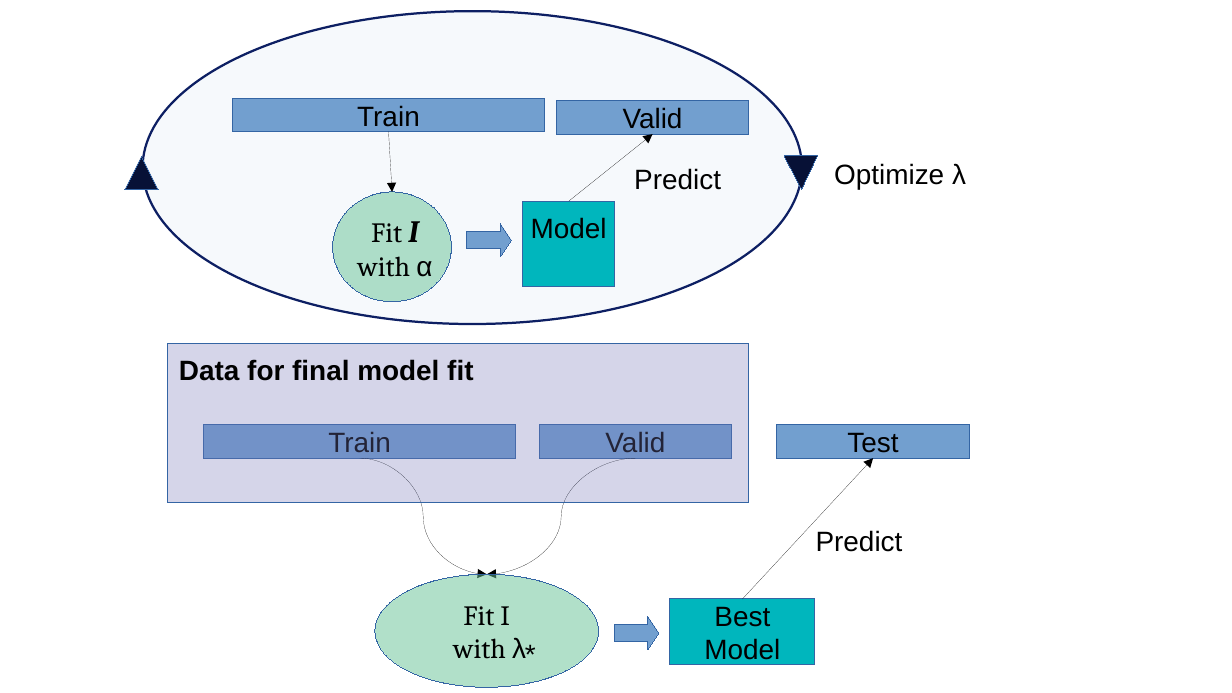
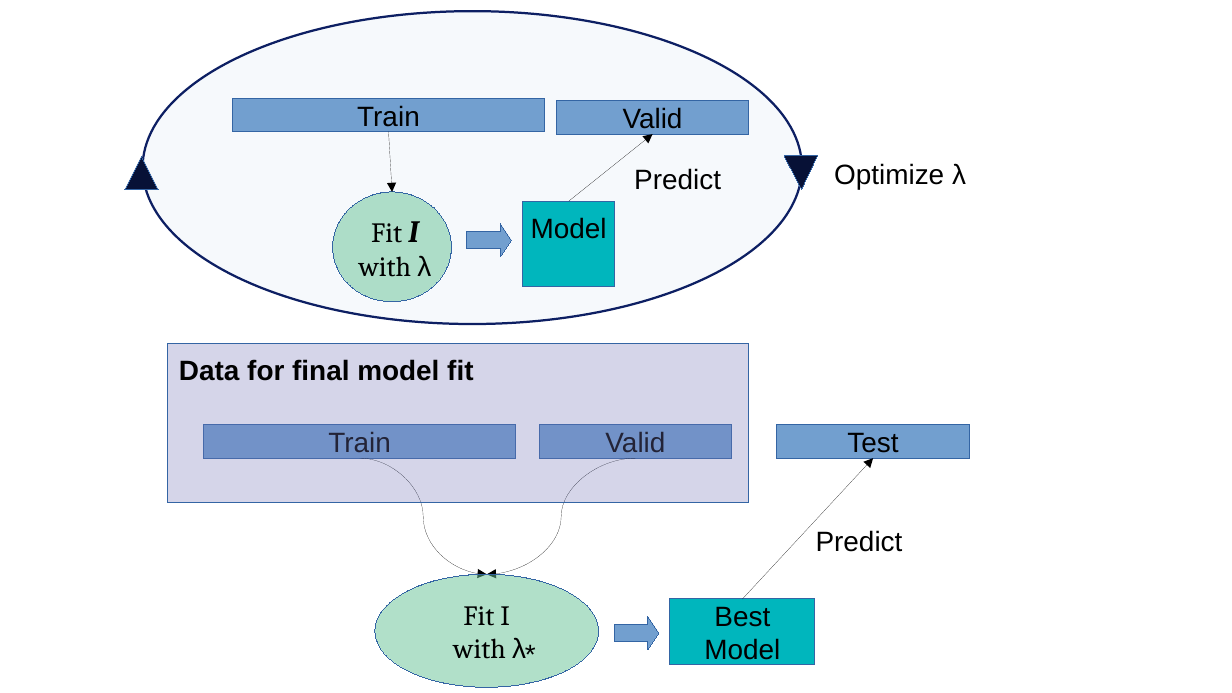
Before and after one commit to jemus42/lecture_i2ml, a slide deck: slide 1 of 05-tuning-nested/figure_man/train_valid_test.odp. Drawn at 1232x693 pixels with LibreOffice and Linux fonts; fonts in the diff are those of the drawing. Boxes give left, top, right and bottom in pixels: in the first picture for what was removed or moved away, otherwise in the second. Text is boxed around its words. In the diff, an @@ line names an element or a change of style, - is before the commit and + after.

```diff
--- a/05-tuning-nested/figure_man/train_valid_test.odp
+++ b/05-tuning-nested/figure_man/train_valid_test.odp
@@ text in freeform shape at [359, 255, 431, 277]: text changed @@
-with α
+with λ
```
Also in this commit, not shown: 9 other files.
